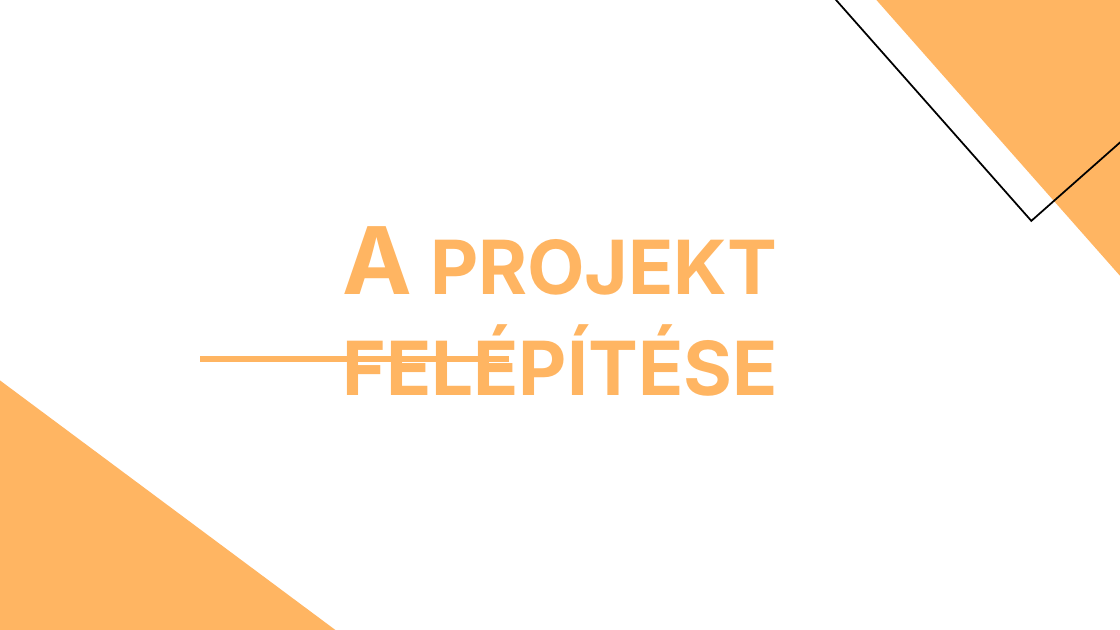
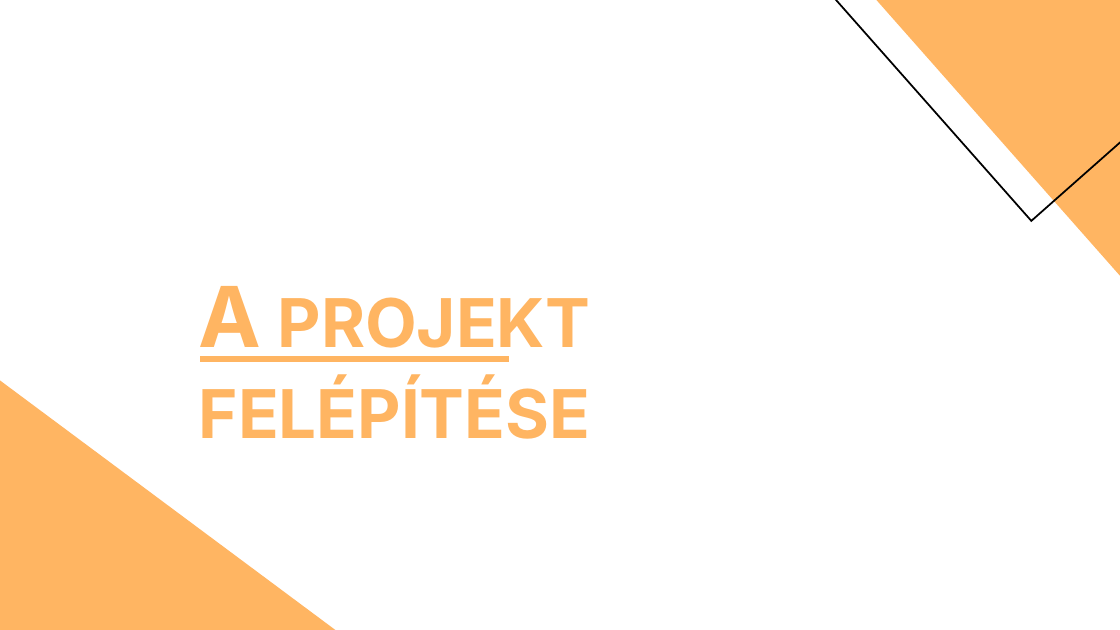
Before and after one commit to dzsofri/kulimuli.com, a slide deck: slide 10 of ikt projektfeladat.pptx. Drawn at 1120x630 pixels with LibreOffice and Linux fonts; fonts in the diff are those of the drawing. Boxes give left, top, right and bottom in pixels: in the first picture for what was removed or moved away, otherwise in the second. Text is boxed around its words. In the diff, an @@ line names an element or a change of style, - is before the commit and + after.

```diff
--- a/ikt projektfeladat.pptx
+++ b/ikt projektfeladat.pptx
@@ title "A projekt felépítése": place and size @@
-title "A projekt felépítése" at (342, 226, 777, 396)
+title "A projekt felépítése" at (199, 286, 591, 439)
@@ title "A projekt felépítése" at (199, 286, 591, 439): size 80 to 72 pt @@
```
Also in this commit, not shown: 7 other slides changed.
